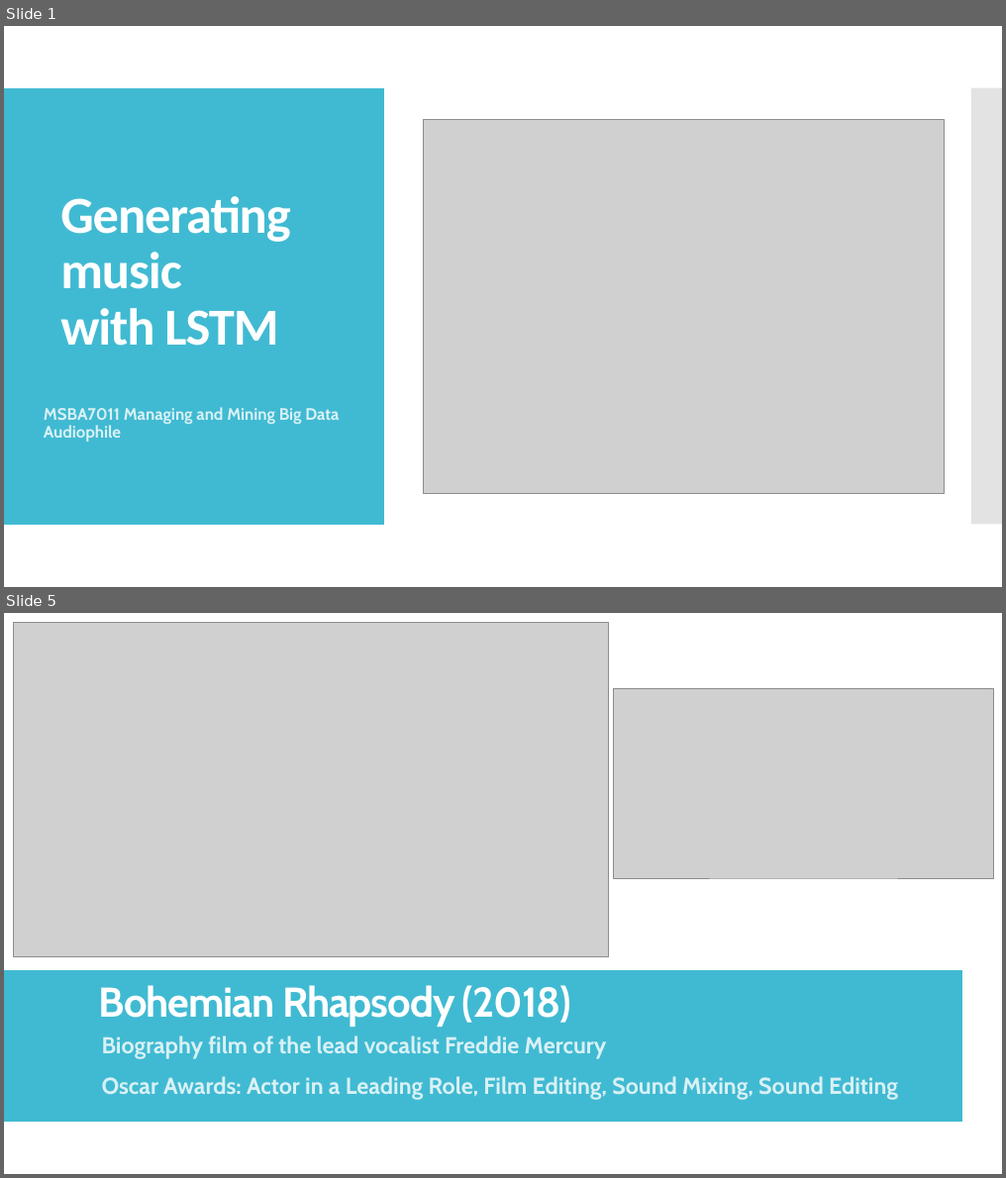
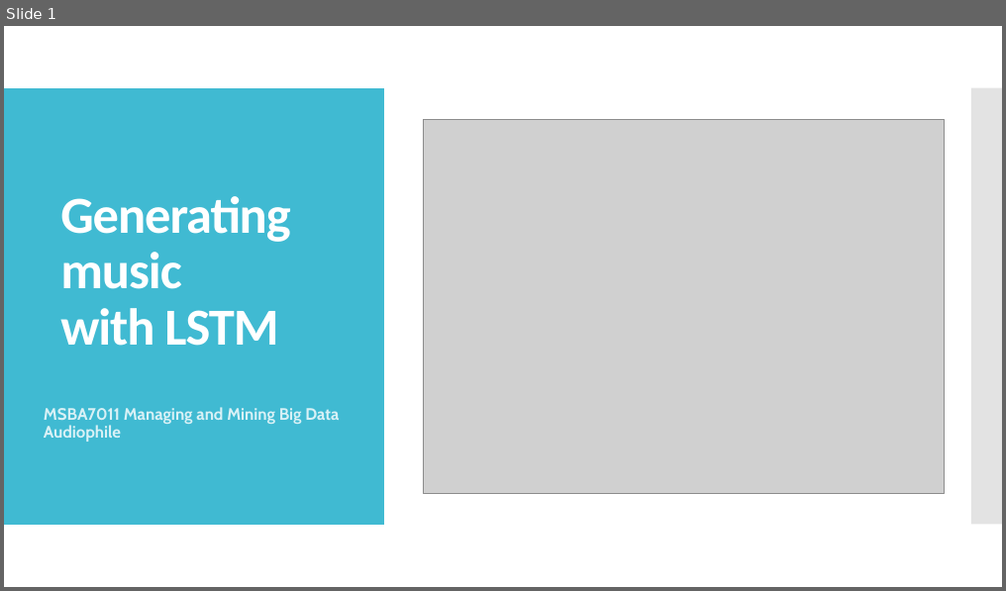
Before and after one commit to mawuliadjei/neuralnetmusicprediction, a slide deck: Generating music with LSTM.pptx. Shown one above the other, each under a label of ours: slides 1 and 5 before the commit, slide 1 after it; the slides between them are not shown. The pictures are 1006x1178 and 1006x591 pixels, drawn with LibreOffice and Linux fonts; fonts in the diff are those of the drawing; grey boxes stand for pictures. Boxes give left, top, right and bottom in pixels: in the first picture for what was removed or moved away, otherwise in the second. Text is boxed around its words. In the diff, an @@ line names an element or a change of style, - is before the commit and + after.

```diff
--- a/Generating music with LSTM.pptx
+++ b/Generating music with LSTM.pptx
@@ slide 5 removed at box(4, 613, 1002, 1174), background #FFFFFF; not listed: 2 template elements that a slide beside it also shows @@
@@ rectangle removed at box(4, 613, 1002, 1174) @@
@@ picture removed at box(13, 622, 609, 957) @@
@@ picture removed at box(614, 688, 994, 878) @@
@@ rectangle removed at box(4, 970, 962, 1123) @@
@@ text removed at box(99, 985, 571, 1027) @@
-Bohemian Rhapsody (2018)
@@ subtitle removed at box(102, 1036, 898, 1100) @@
-Biography film of the lead vocalist Freddie Mercury
-Oscar Awards: Actor in a Leading Role, Film Editing, Sound Mixing, Sound Editing
```
Also in this commit, not shown: 5 slides changed, 21 slides added, 7 other slides removed.
